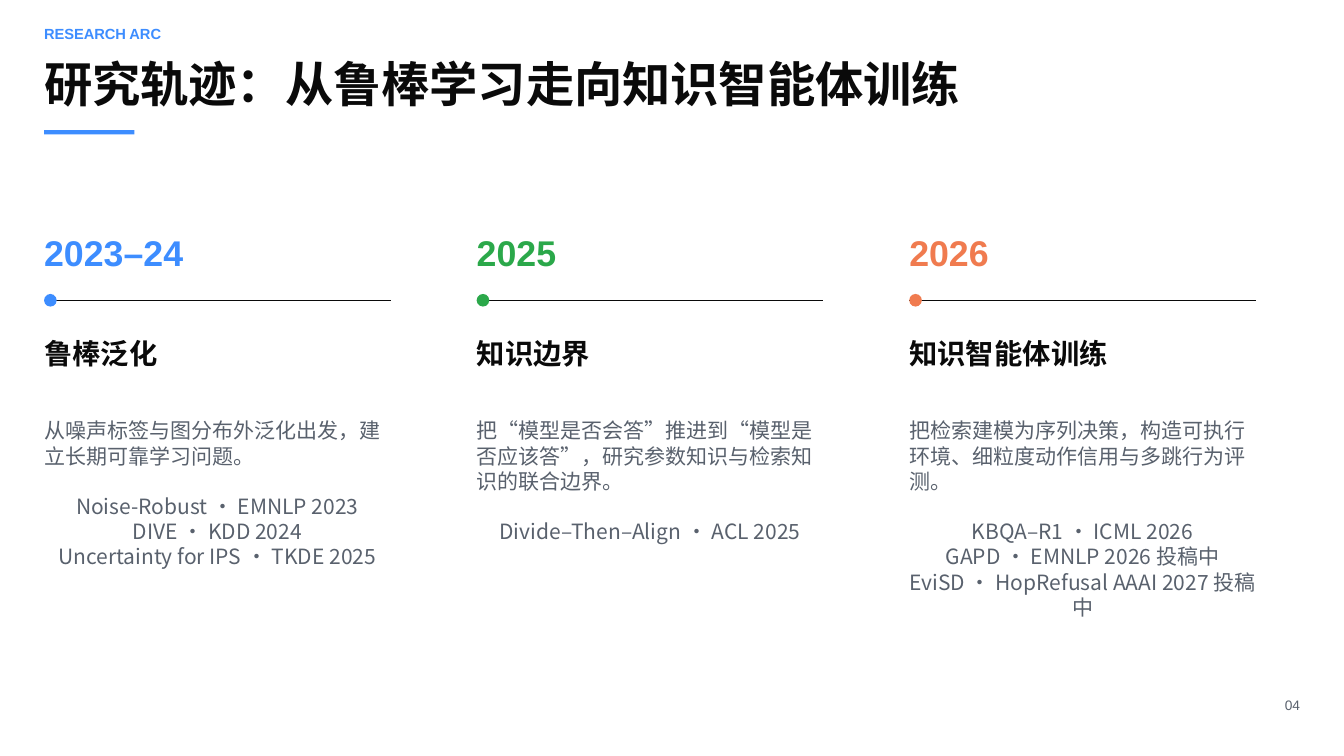
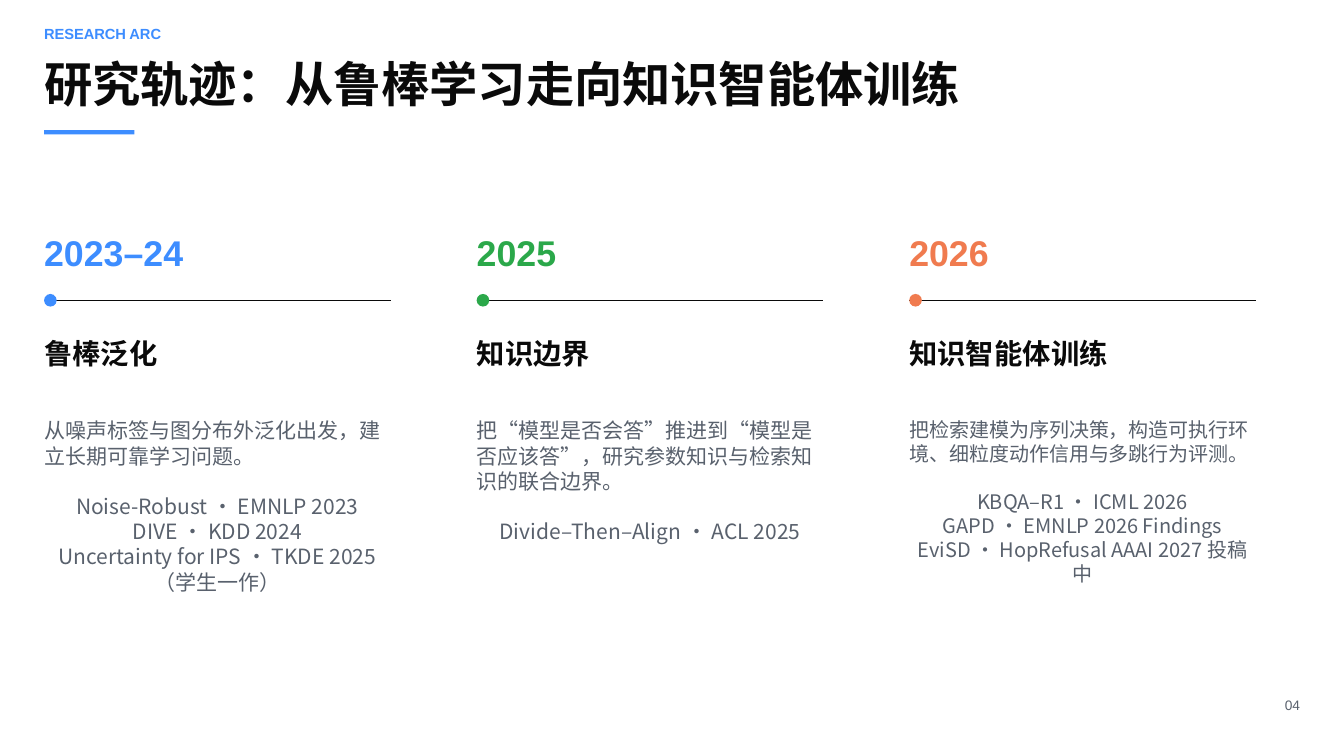
Before and after one commit to sunxin000/resume, a slide deck: slide 4 of interview-presentation.pptx. Drawn at 1344x756 pixels with LibreOffice and Linux fonts; fonts in the diff are those of the drawing. Boxes give left, top, right and bottom in pixels: in the first picture for what was removed or moved away, otherwise in the second. Text is boxed around its words. In the diff, an @@ line names an element or a change of style, - is before the commit and + after.

```diff
--- a/interview-presentation.pptx
+++ b/interview-presentation.pptx
@@ text at (x1=909, y1=420, x2=1249, y2=583): size 15 to 14.3 pt in "把检索建模为序列决策，构造可执行环境、细粒度动作信用与多跳行为评测。", "KBQA–R1 · ICML 2026", "EviSD · HopRefusal AAAI 2027 投稿中" @@
@@ text at (x1=943, y1=517, x2=1222, y2=538): text changed; size 15 to 14.3 pt @@
-GAPD · EMNLP 2026 投稿中
+GAPD · EMNLP 2026 Findings
@@ text at (x1=58, y1=547, x2=376, y2=592): text changed @@
-Uncertainty for IPS · TKDE 2025
+Uncertainty for IPS · TKDE 2025（学生一作）
```
Also in this commit, not shown: 6 other slides changed, 3 slides added, 1 slide removed.
